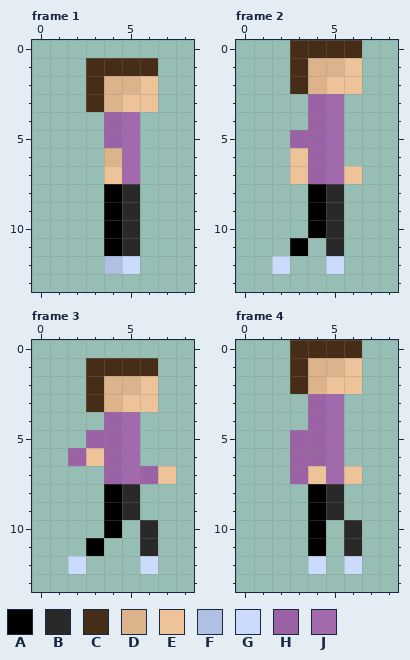
Pixel-art file: Assets/PersonalAssets/NPC/Day1/Man3DayOneCorrectRightWalk.aseprite. Above is the file before it was changed.
9x14 pixels, 10 frames. Shown: frame 1, frame 2, frame 3, frame 4. The commit also changed other frames, which this record leaves out.
Palette (. is transparent): A #000000  B #292929  C #452d17  D #ddb38b  E #eec39a  F #b0c0e3  G #cbdbfc  H #9b63a5  J #a26aac
Pixels before, frame 1, first column x 3:
 1 CCCC
 2 CDDE
 3 CDEE
 4 .HJ.
 5 .HJ.
 6 .DJ.
 7 .EJ.
 8 .AB.
 9 .AB.
10 .AB.
11 .AB.
12 .FG.
Pixels before, frame 2, first column x 2:
 0 .CCCC
 1 .CDDE
 2 .CDEE
 3 ..HJ.
 4 ..HJ.
 5 .HHJ.
 6 .EHJ.
 7 .EHJE
 8 ..AB.
 9 ..AB.
10 ..AB.
11 .A.B.
12 G..G.
Pixels before, frame 3, first column x 2:
 1 .CCCC.
 2 .CDDE.
 3 .CDEE.
 4 ..HJ..
 5 .HHJ..
 6 HEHJ..
 7 ..HJHE
 8 ..AB..
 9 ..AB..
10 ..A.B.
11 .A..B.
12 G...G.
Pixels before, frame 4, first column x 3:
 0 CCCC
 1 CDDE
 2 CDEE
 3 .HJ.
 4 .HJ.
 5 HHJ.
 6 HHJ.
 7 HEJE
 8 .AB.
 9 .AB.
10 .A.B
11 .A.B
12 .G.G
Now the later version:
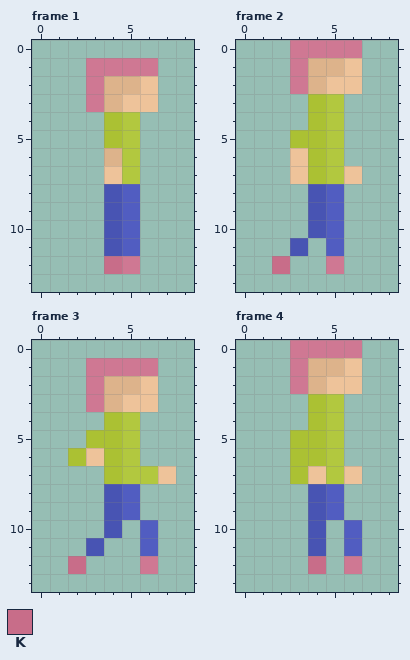
Colours new in this view: K #c86d89
Log entry: Assets update All skins for NPCs for day two made
From old to new:
Colour A changes from #000000 to #4854b3.
Colour B changes from #292929 to #515dc1.
Colour C changes from #452d17 to #cf7893.
Colour H changes from #9b63a5 to #abc133.
Colour J changes from #a26aac to #b2c83f.
Frame 1:
The author changed colour G to colour C in row 12 at x 5.
The author changed colour F to colour K in row 12 at x 4.
Frame 2:
The author changed colour G to colour C in row 12 at x 5.
The author changed colour G to colour K in row 12 at x 2.
Frame 3:
The author changed colour G to colour C in row 12 at x 6.
The author changed colour H to colour J in row 7 at x 6.
The author changed colour G to colour K in row 12 at x 2.
Frame 4:
The author changed colour G to colour C in row 12 at x 6.
The author changed colour G to colour K in row 12 at x 4.
